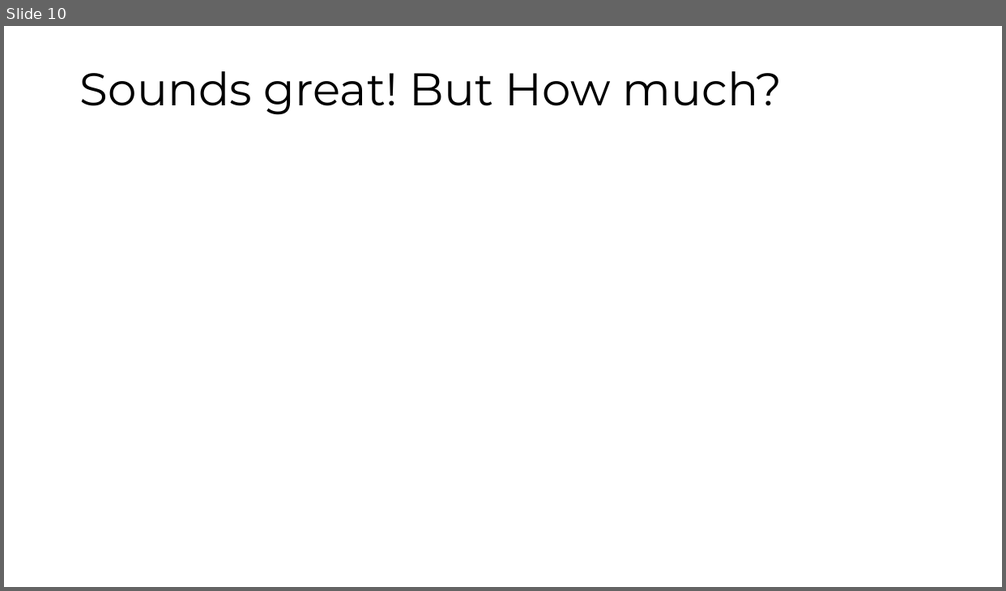
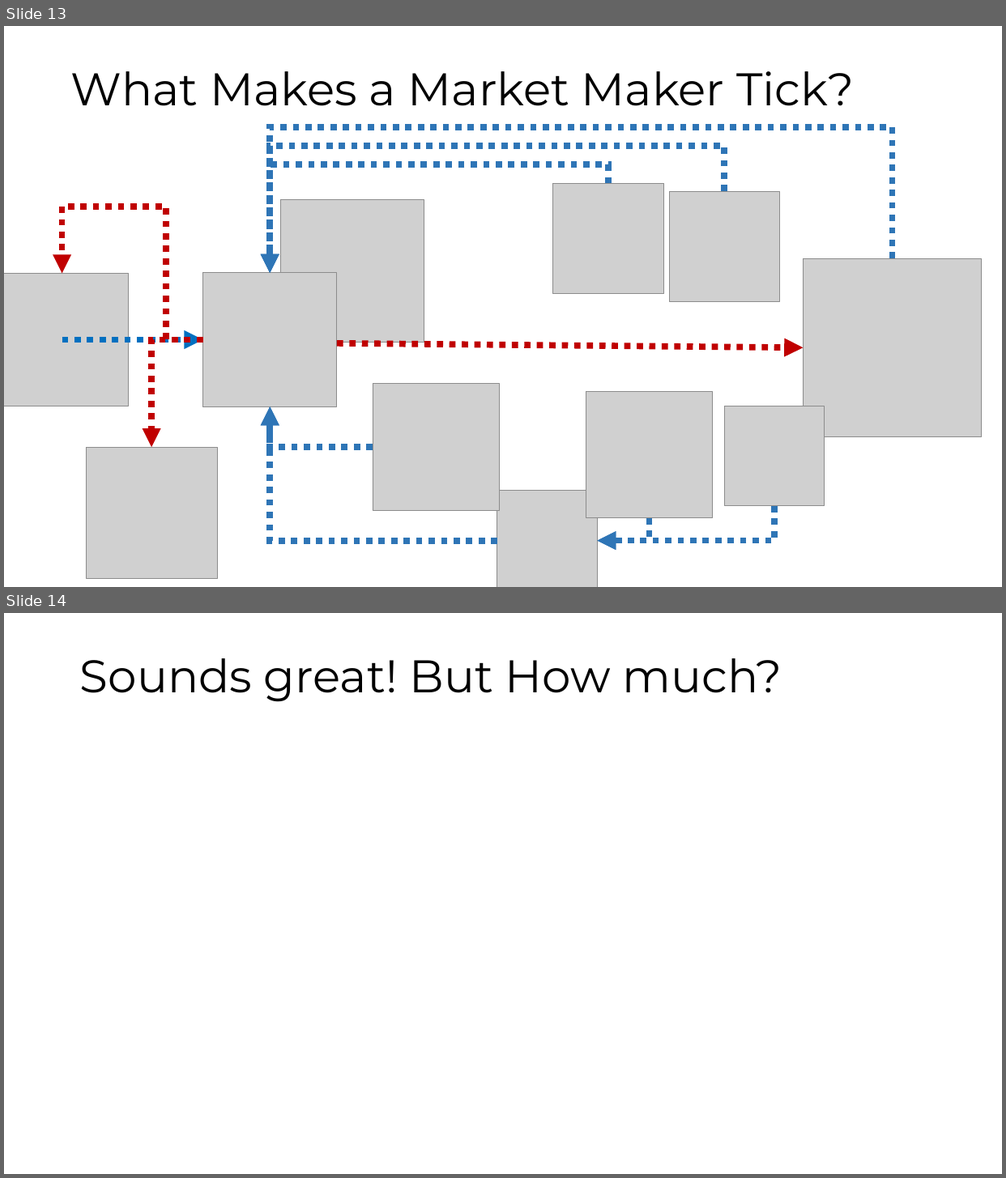
Before and after one commit to maatt4code/PicsAndStuff, a slide deck: Presentation/FXMM.pptx. Shown one above the other, each under a label of ours: slide 10 before the commit, slides 13 and 14 after it. The pictures are 1006x591 and 1006x1178 pixels, drawn with LibreOffice and Linux fonts; fonts in the diff are those of the drawing; grey boxes stand for pictures. Boxes give left, top, right and bottom in pixels: in the first picture for what was removed or moved away, otherwise in the second. Text is boxed around its words. In the diff, an @@ line names an element or a change of style, - is before the commit and + after.

Commit message:
Added Make an MM Tick

```diff
--- a/Presentation/FXMM.pptx
+++ b/Presentation/FXMM.pptx
@@ slide 13 added at box(4, 26, 1002, 587), background #FFFFFF @@
@@ title added at box(70, 71, 854, 106), 44 pt, text #000000 @@
+What Makes a Market Maker Tick?
@@ group added at box(270, 146, 780, 302): 2 pictures, 2 elbow arrows @@
@@ elbow arrow added from (893, 258) to (270, 273), #2E75B6 6 pt dashed @@
@@ elbow arrow added from (203, 339) to (62, 274), #C00000 6 pt dashed @@
@@ picture added at box(281, 199, 424, 343) @@
@@ picture added at box(803, 258, 982, 437) @@
@@ picture added at box(4, 274, 129, 407) @@
@@ picture added at box(203, 273, 337, 407) @@
@@ arrow added from (62, 339) to (203, 339), #0070C0 6 pt dashed @@
@@ elbow arrow added from (203, 339) to (151, 447), #C00000 6 pt dashed @@
@@ arrow added from (337, 344) to (803, 348), #C00000 6 pt dashed @@
@@ picture added at box(373, 384, 500, 511) @@
@@ elbow arrow added from (373, 447) to (270, 407), #2E75B6 6 pt dashed @@
@@ picture added at box(86, 447, 216, 578) @@
@@ group added at box(270, 391, 825, 587): 3 pictures, 3 elbow arrows @@
@@ what was slide 10 is now slide 14 @@
```
Also in this commit, not shown: 10 slides changed, 4 other slides added, 1 slide removed, 15 other files.
